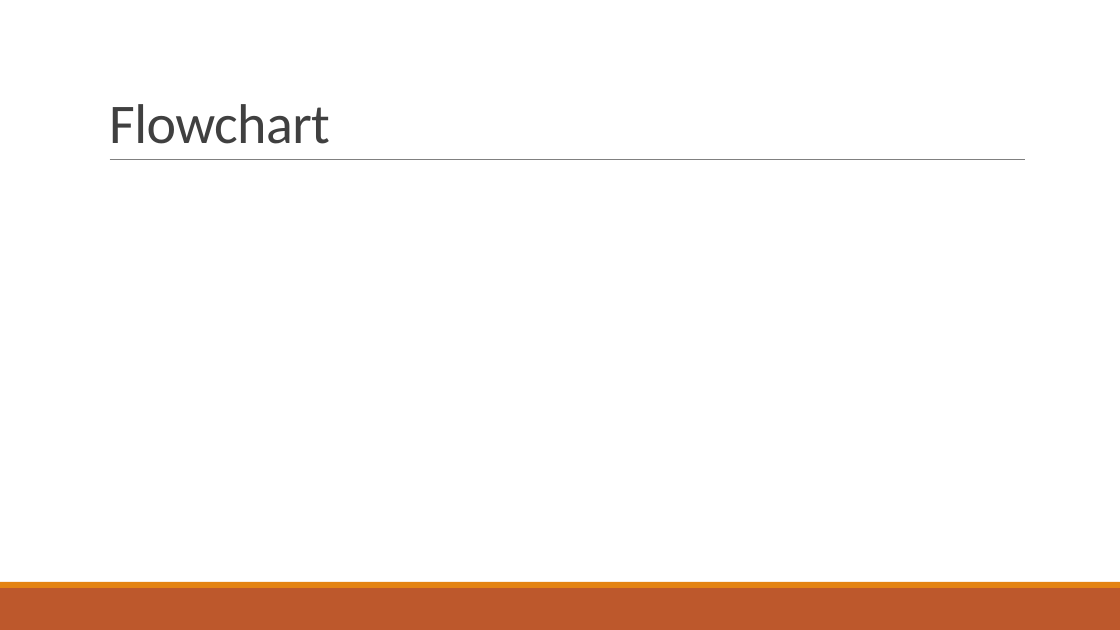
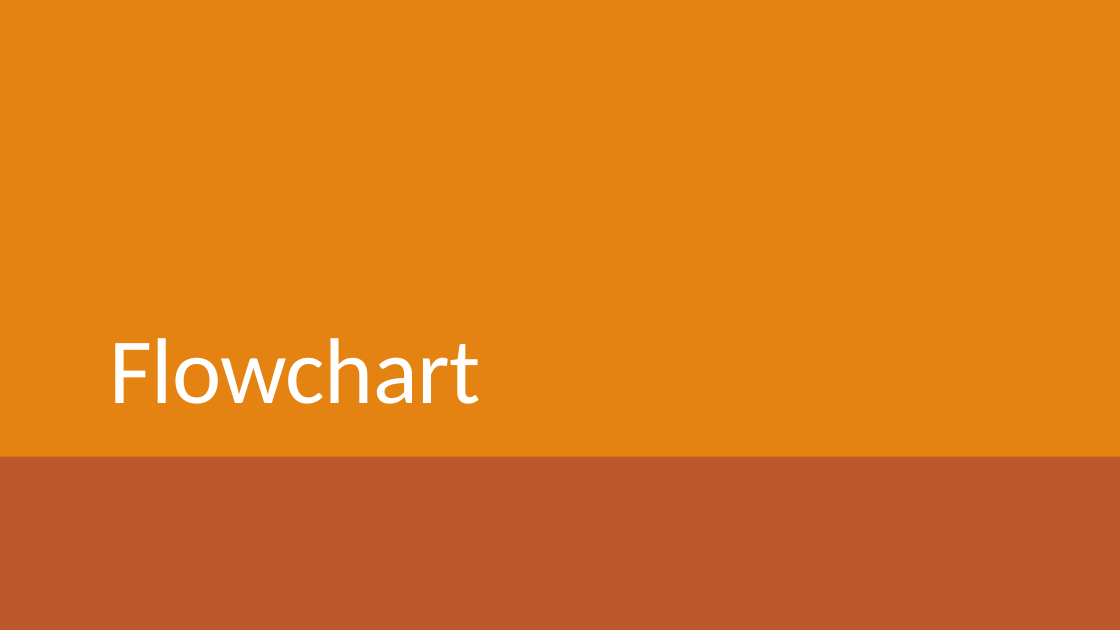
Before and after one commit to wannaphong/timenone, a slide deck: slide 5 of งานนำเสนอ.pptx (slide 3 before the commit). Drawn at 1120x630 pixels with LibreOffice and Linux fonts; fonts in the diff are those of the drawing. Boxes give left, top, right and bottom in pixels: in the first picture for what was removed or moved away, otherwise in the second. Text is boxed around its words. In the diff, an @@ line names an element or a change of style, - is before the commit and + after.

```diff
--- a/งานนำเสนอ.pptx
+++ b/งานนำเสนอ.pptx
@@ background #FFFFFF to gradient #6F7F5D to #5A6A46 to #485439 @@
@@ rectangle added at (0,0,1120,630), fill gradient #6F7F5D to #5A6A46 to #485439 @@
@@ rectangle added at (0,0,1120,457), fill #E48312 @@
@@ title "Flowchart": place and size @@
-title "Flowchart" at (109,104,330,144)
+title "Flowchart" at (109,338,480,404)
@@ title "Flowchart" at (109,338,480,404): size 48 to 80 pt, text colour #404040 to #FFFFFF @@
@@ line removed from (110, 160) to (1026, 160) @@
@@ rectangle added at (0,455,1120,630), fill #BD582C @@
@@ rectangle removed at (0,588,1120,630) @@
@@ rectangle removed at (0,582,1120,588) @@
@@ rectangle added at (0,588,1120,630), fill #BD582C @@
@@ rectangle added at (0,582,1120,588), fill #E48312 @@
```
Also in this commit, not shown: 4 other slides changed, 10 slides added, 1 slide removed, 5 other files.
